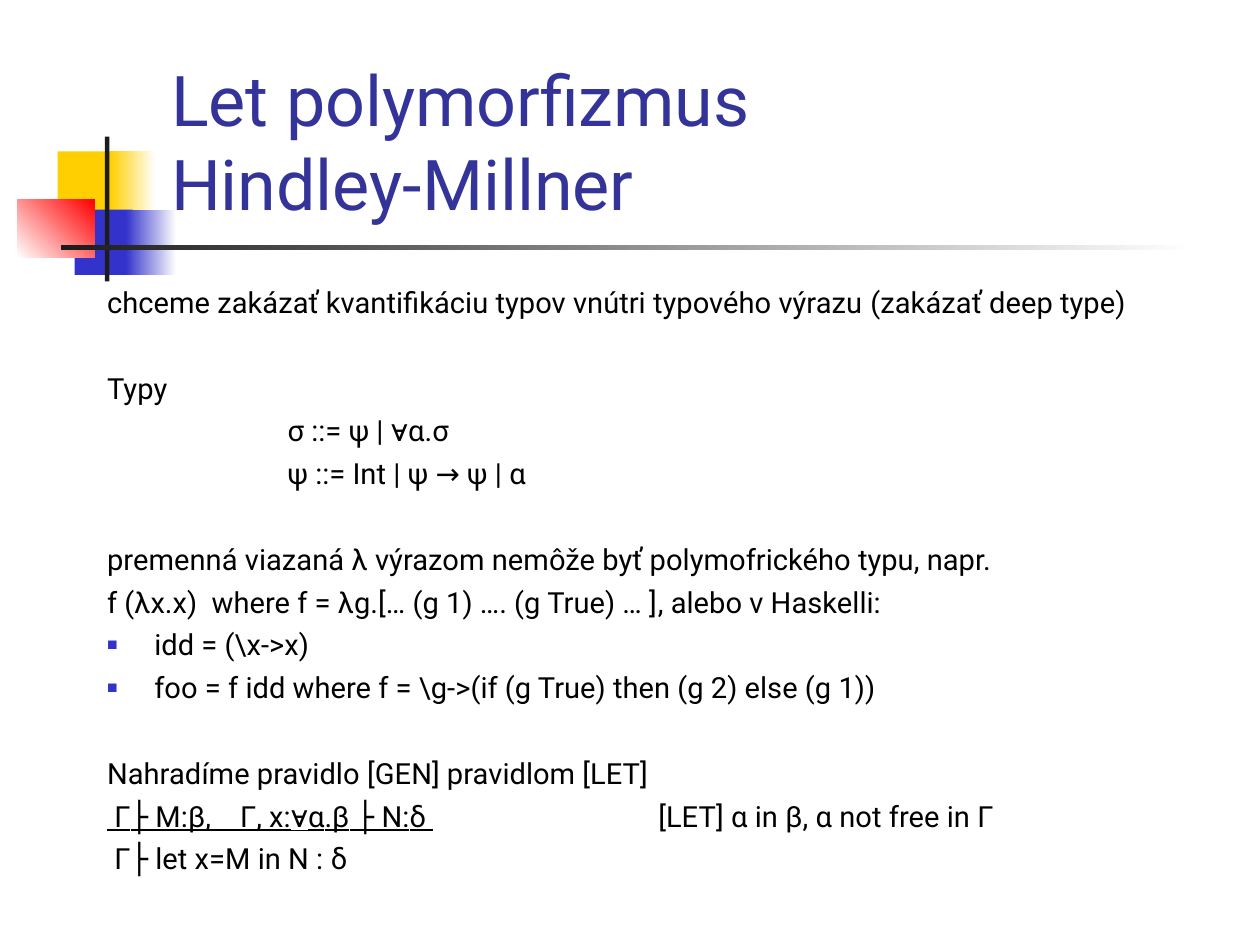
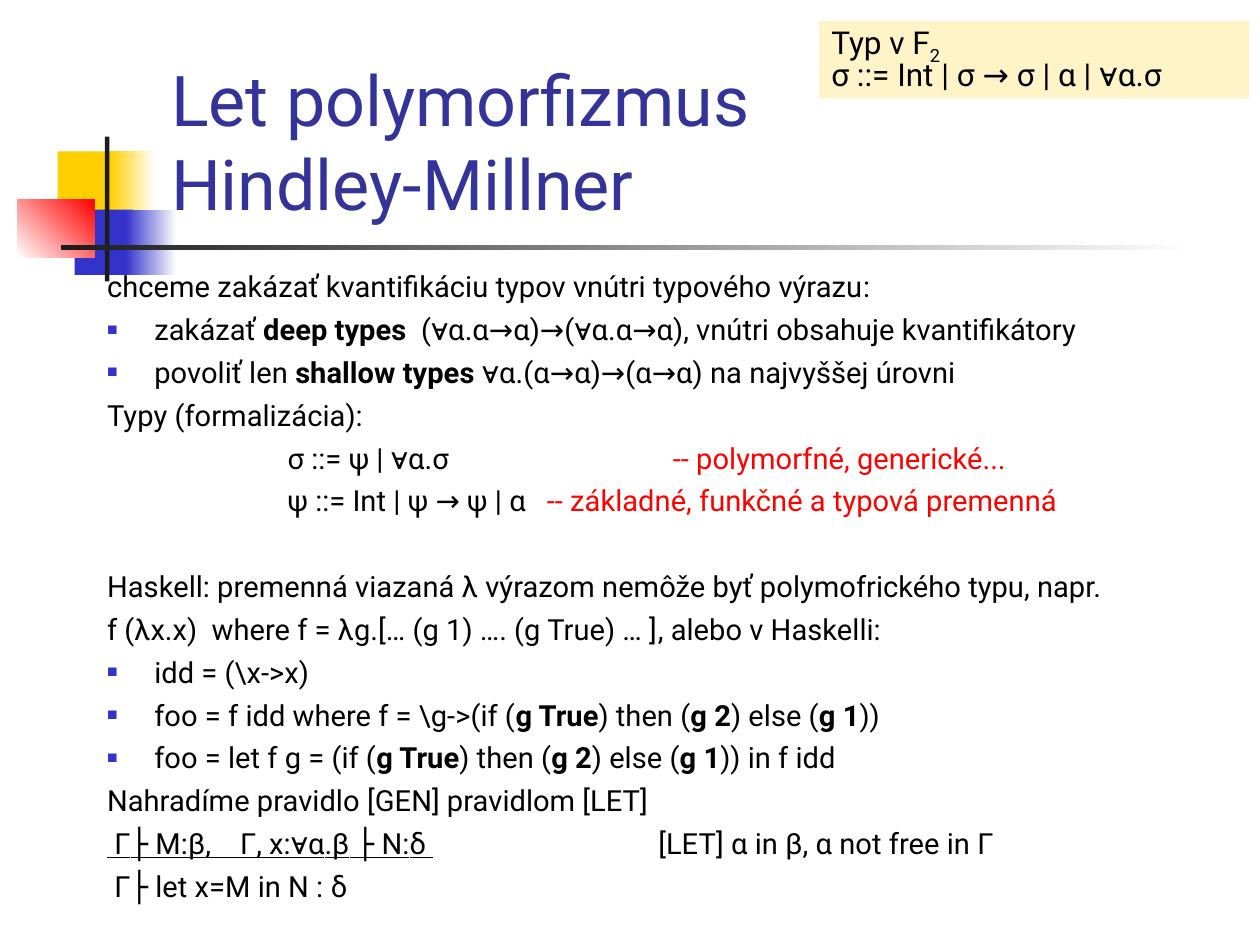
Before and after one commit to Funkcionalne/Prednasky, a slide deck: slide 28 of 08/08_fpro.ppt (slide 27 before the commit). Drawn at 1260x945 pixels with LibreOffice and Linux fonts; fonts in the diff are those of the drawing. Boxes give left, top, right and bottom in pixels: in the first picture for what was removed or moved away, otherwise in the second. Text is boxed around its words. In the diff, an @@ line names an element or a change of style, - is before the commit and + after.

```diff
--- a/08/08_fpro.ppt
+++ b/08/08_fpro.ppt
@@ rectangle added at box(819, 21, 1250, 100), fill #FFF4C8, 18 pt, text #000000 @@
+Typ v F2
+σ ::= Int | σ → σ | α | ∀α.σ
@@ text "chceme zakázať kvantifikáciu typov vnútri ...": place and size @@
-text "chceme zakázať kvantifikáciu typov vnútri ..." at box(107, 289, 1125, 870)
+text "chceme zakázať kvantifikáciu typov vnútri ..." at box(107, 271, 1101, 898)
@@ text at box(107, 271, 1101, 604): text changed @@
-chceme zakázať kvantifikáciu typov vnútri typového výrazu (zakázať deep type)
-Typy
-σ ::= ψ | ∀α.σ
-ψ ::= Int | ψ → ψ | α
-premenná viazaná λ výrazom nemôže byť polymofrického typu, napr.
+chceme zakázať kvantifikáciu typov vnútri typového výrazu:
+■ zakázať deep types (∀α.α→α)→(∀α.α→α), vnútri obsahuje kvantifikátory
+■ povoliť len shallow types ∀α.(α→α)→(α→α) na najvyššej úrovni
+Typy (formalizácia):
+σ ::= ψ | ∀α.σ -- polymorfné, generické...
+ψ ::= Int | ψ → ψ | α -- základné, funkčné a typová premenná
+Haskell: premenná viazaná λ výrazom nemôže byť polymofrického typu, napr.
@@ text at box(154, 703, 880, 733): bold on in "(g True) (g 2) (g 1))" @@
@@ text at box(154, 745, 836, 775): paragraph added @@
+■ foo = let f g = (if (g True) then (g 2) else (g 1)) in f idd
```
Also in this commit, not shown: 11 other slides changed, 2 slides added, 2 other files.
